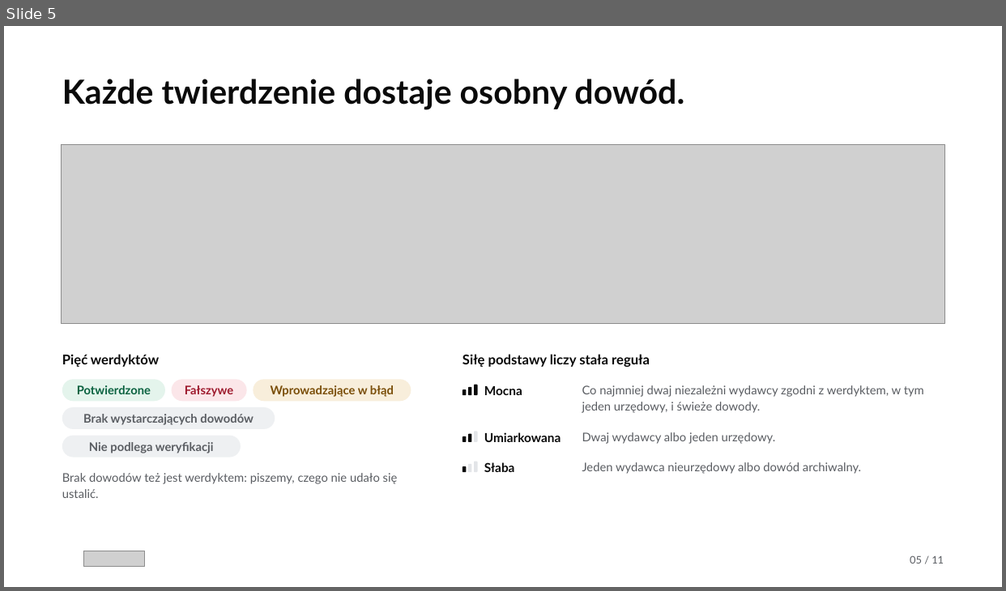
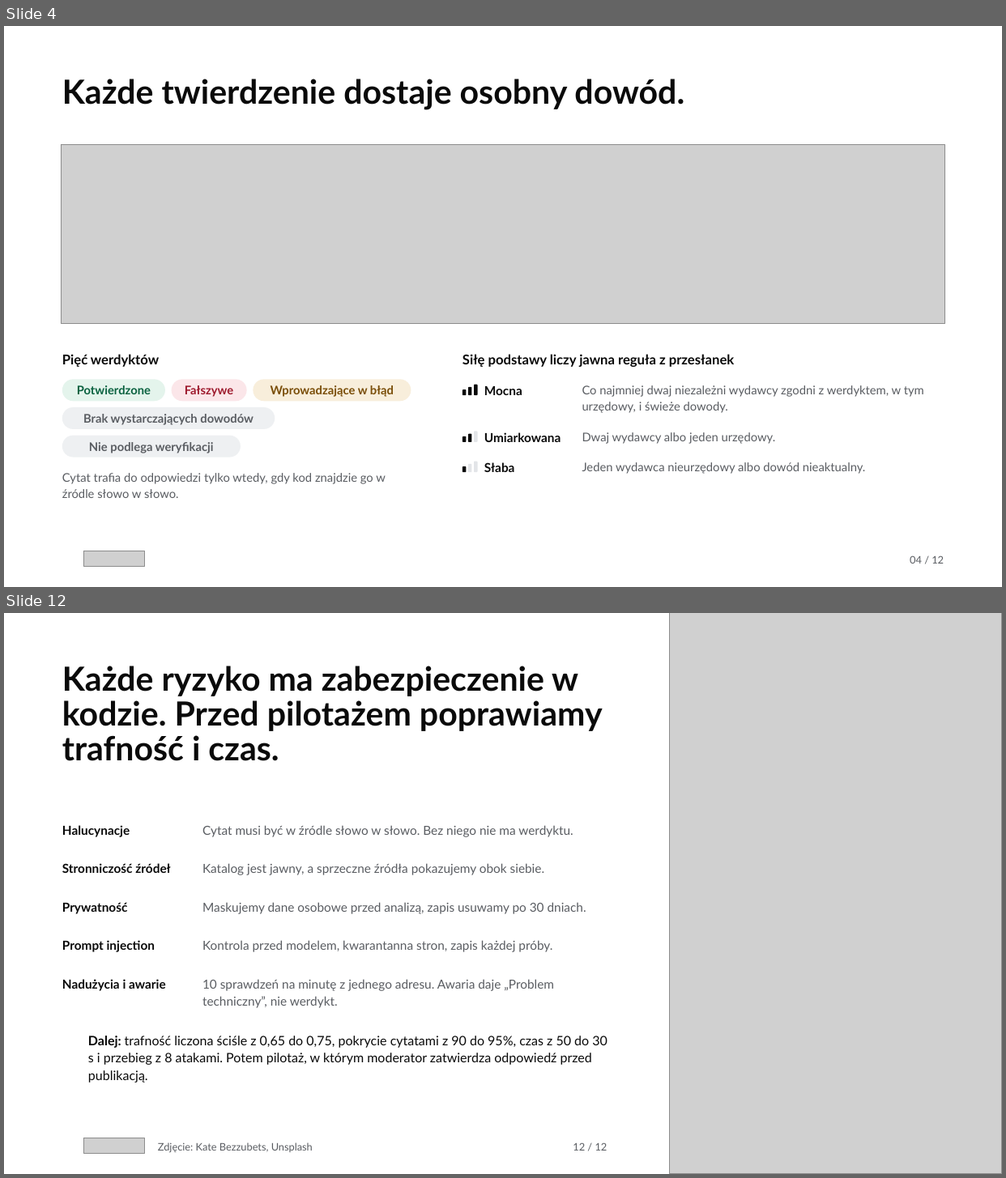
Before and after one commit to Meritum-HackNation2026/meritum-marketing, a slide deck: deck/meritum-deck.pptx. Shown one above the other, each under a label of ours: slide 5 before the commit, slides 4 and 12 after it; the slides between them are not shown. The pictures are 1006x591 and 1006x1178 pixels, drawn with LibreOffice and Linux fonts; fonts in the diff are those of the drawing; grey boxes stand for pictures; background and template pictures are left out. Boxes give left, top, right and bottom in pixels: in the first picture for what was removed or moved away, otherwise in the second. Text is boxed around its words. In the diff, an @@ line names an element or a change of style, - is before the commit and + after.

Commit message:
feat(deck): oba decki pokazują zmierzone wyniki, koszty, skalowanie i diagram kontenerów (#21)
Oba decki mają 12 slajdów w tej samej kolejności. Slajd z wynikami pokazuje
przebieg 7b przy każdym celu, także tam, gdzie celu nie spełniamy. Doszły
slajdy o kosztach według poziomu przyjęcia i o skalowaniu, każdy z linkiem
do arkusza. Slajd o użytkownikach wszedł do slajdu o kanałach, a pasek
postępu i strona wstrzymania do jednego slajdu z wynikiem.
Pełny diagram kontenerów, siedem przebiegów i prognoza są w dodatku
(deck/meritum-own/dodatek.html) poza limitem 12 slajdów.
Deck zespołu wycina tabele z liczbami z index.html, więc liczby w obu
deckach są te same.

```diff
--- a/deck/meritum-deck.pptx
+++ b/deck/meritum-deck.pptx
@@ slide 12 added at <box>4,613,1002,1174</box>, background #FFFFFF @@
@@ picture added at <box>670,613,1002,1174</box> @@
@@ text added at <box>62,666,603,761</box>, 32 pt, text #0A0A0A, bold @@
+Każde ryzyko ma zabezpieczenie w kodzie. Przed pilotażem poprawiamy trafność i czas.
@@ text added at <box>62,825,130,837</box>, 12 pt, text #0A0A0A, bold @@
+Halucynacje
@@ text added at <box>202,825,573,837</box>, 12 pt, text #5A5D62 @@
+Cytat musi być w źródle słowo w słowo. Bez niego nie ma werdyktu.
@@ text added at <box>62,863,170,873</box>, 12 pt, text #0A0A0A, bold @@
+Stronniczość źródeł
@@ text added at <box>202,863,545,875</box>, 12 pt, text #5A5D62 @@
+Katalog jest jawny, a sprzeczne źródła pokazujemy obok siebie.
@@ text added at <box>62,902,128,914</box>, 12 pt, text #0A0A0A, bold @@
+Prywatność
@@ text added at <box>202,902,586,914</box>, 12 pt, text #5A5D62 @@
+Maskujemy dane osobowe przed analizą, zapis usuwamy po 30 dniach.
@@ text added at <box>62,940,155,952</box>, 12 pt, text #0A0A0A, bold @@
+Prompt injection
@@ text added at <box>202,940,552,952</box>, 12 pt, text #5A5D62 @@
+Kontrola przed modelem, kwarantanna stron, zapis każdej próby.
@@ text added at <box>62,979,166,991</box>, 12 pt, text #0A0A0A, bold @@
+Nadużycia i awarie
@@ text added at <box>202,979,554,1008</box>, 12 pt, text #5A5D62 @@
+10 sprawdzeń na minutę z jednego adresu. Awaria daje „Problem techniczny”, nie werdykt.
@@ text added at <box>88,1036,607,1083</box>, 12.5 pt, text #0A0A0A @@
+Dalej: trafność liczona ściśle z 0,65 do 0,75, pokrycie cytatami z 90 do 95%, czas z 50 do 30 s i przebieg z 8 atakami. Potem pilotaż, w którym moderator zatwierdza odpowiedź przed publikacją.
@@ picture added at <box>84,1138,145,1153</box> @@
@@ text added at <box>158,1143,313,1152</box>, 10 pt, text #5A5D62 @@
+Zdjęcie: Kate Bezzubets, Unsplash
@@ text added at <box>573,1143,607,1151</box>, 10 pt, text #5A5D62 @@
+12 / 12
@@ what was slide 5 is now slide 4 @@
@@ slide 4 changed as well @@
@@ text at <box>462,354,734,367</box>: text changed @@
-Siłę podstawy liczy stała reguła
+Siłę podstawy liczy jawna reguła z przesłanek
@@ text at <box>582,386,924,413</box>: text changed @@
-Co najmniej dwaj niezależni wydawcy zgodni z werdyktem, w tym jeden urzędowy, i świeże dowody.
+Co najmniej dwaj niezależni wydawcy zgodni z werdyktem, w tym urzędowy, i świeże dowody.
@@ text at <box>582,463,865,474</box>: text changed @@
-Jeden wydawca nieurzędowy albo dowód archiwalny.
+Jeden wydawca nieurzędowy albo dowód nieaktualny.
@@ text at <box>62,473,386,498</box>: text changed @@
-Brak dowodów też jest werdyktem: piszemy, czego nie udało się ustalić.
+Cytat trafia do odpowiedzi tylko wtedy, gdy kod znajdzie go w źródle słowo w słowo.
@@ text at <box>910,556,944,564</box>: text changed @@
-05 / 11
+04 / 12
```
Also in this commit, not shown: 4 other slides changed, 6 other slides added, 6 slides removed, 38 other files.
